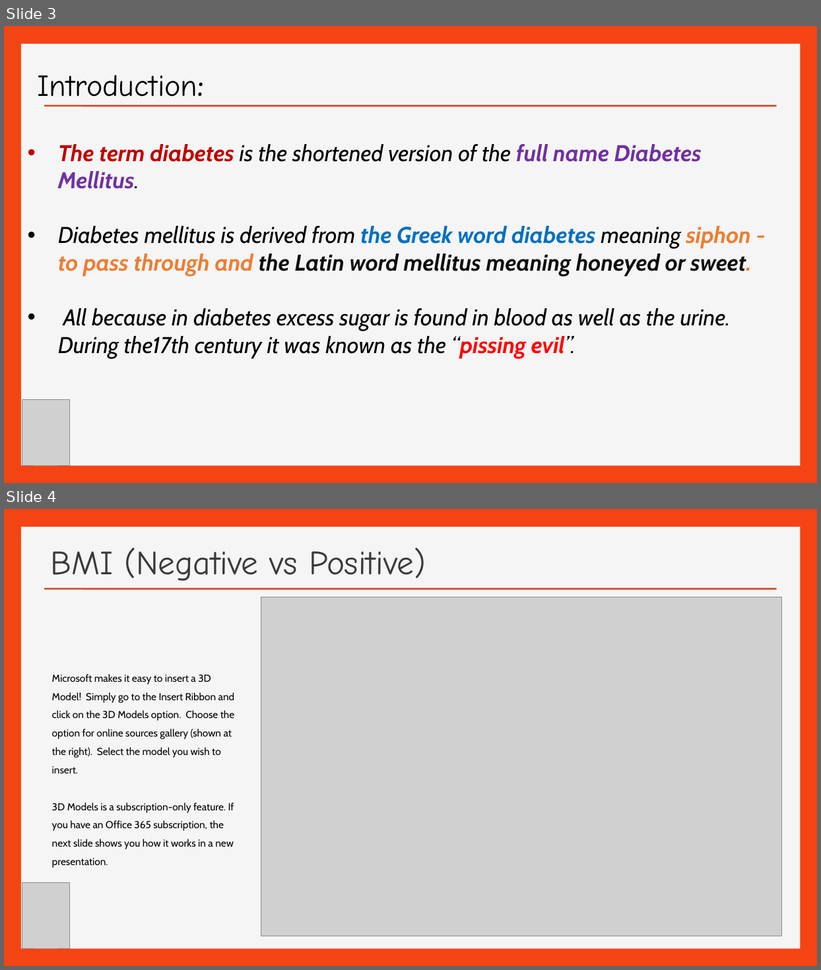
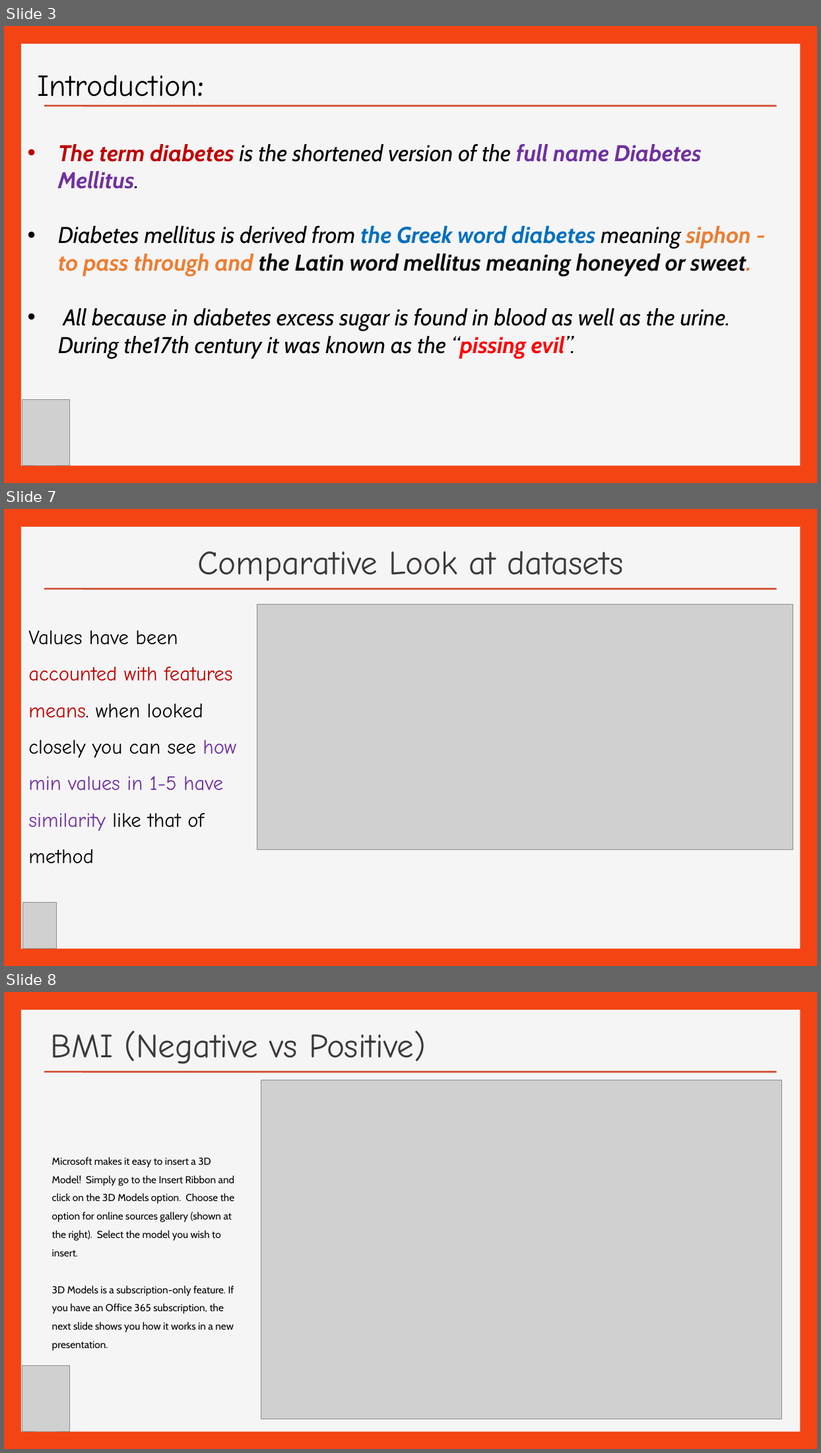
Before and after one commit to efreier12/Final-Project, a slide deck: Pima Indian Diabetes ( Final Project).ppt. Shown one above the other, each under a label of ours: slides 3 and 4 before the commit, slides 3, 7 and 8 after it; the slides between them are not shown. The pictures are 821x970 and 821x1453 pixels, drawn with LibreOffice and Linux fonts; fonts in the diff are those of the drawing; grey boxes stand for pictures; background and template pictures are left out. Boxes give left, top, right and bottom in pixels: in the first picture for what was removed or moved away, otherwise in the second. Text is boxed around its words. In the diff, an @@ line names an element or a change of style, - is before the commit and + after.

```diff
--- a/Pima Indian Diabetes ( Final Project).ppt
+++ b/Pima Indian Diabetes ( Final Project).ppt
@@ slide 7 added at box(4, 509, 817, 966), background #F44414; not listed: 2 template elements that a slide beside it also shows @@
@@ title added at box(197, 551, 623, 581), 40 pt, text #3B3838 @@
+Comparative Look at datasets
@@ picture added at box(257, 604, 792, 850) @@
@@ text added at box(28, 630, 236, 863), 24 pt, text #000000 @@
+Values have been accounted with features means. when looked closely you can see how min values in 1-5 have similarity like that of method
@@ picture added at box(23, 902, 57, 949) @@
@@ what was slide 4 is now slide 8 @@
```
Also in this commit, not shown: 5 slides changed, 3 other slides added, 4 slides removed.
